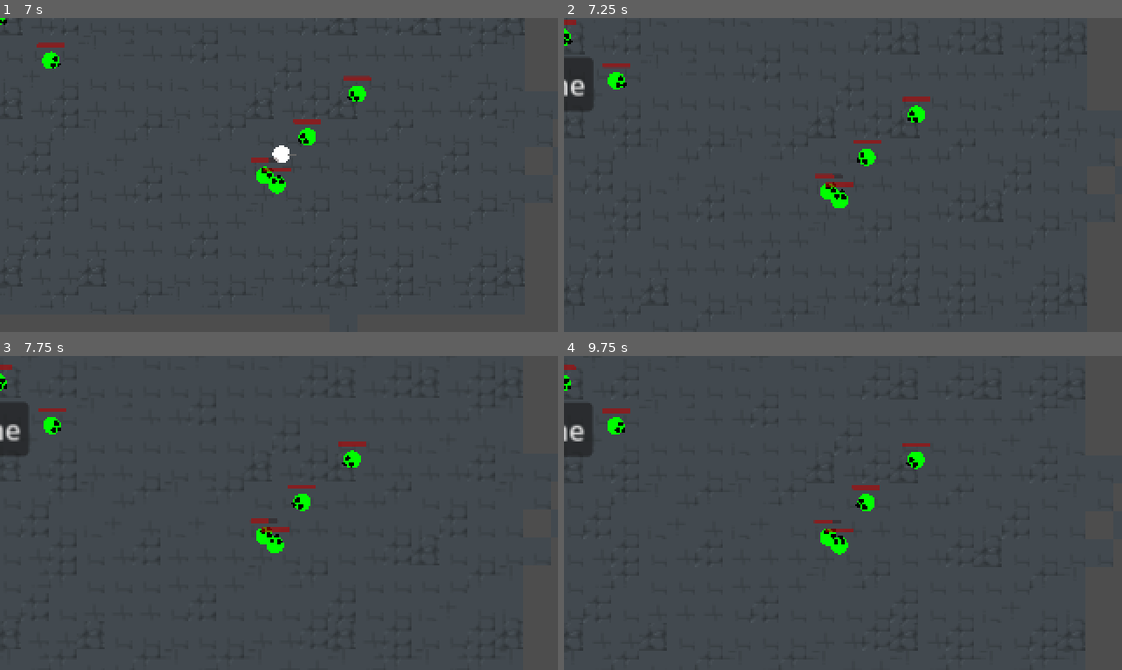
Above: before the commit, frames 1-4 (two rows, left to right).
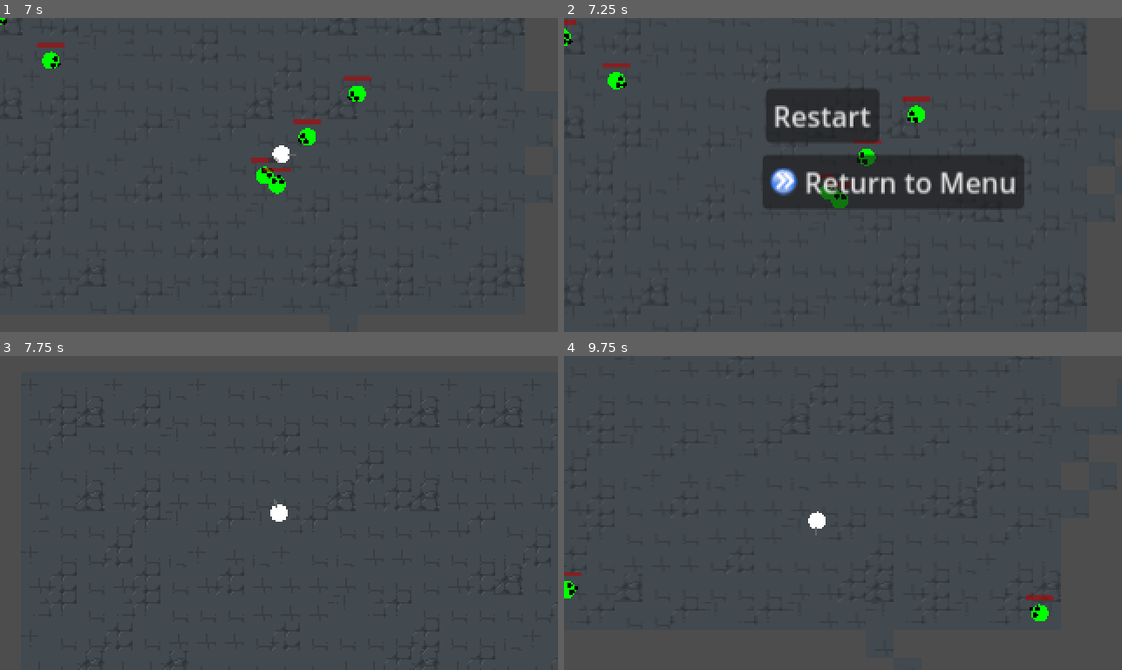
Above: after the commit, the same moments.

Repository: Spookyinator/TroglodyteCSGame
Game: Godot game, scene res://World/level.tscn
The game is run twice, just before and just after one commit, with the same random seed, the same clock (stepped at 60 frames per second) and the same inputs. The project has no main scene, so this scene is started directly.
Inputs (mouse positions are in pixels of both pictures, inside the frame that each line leads up to):
- Up to frame 1 (7 s): tap Enter at 0.5 s; move the mouse to (401, 159) at 0.52 s; hold D (Right) 0.53-1.28 s; click (401, 159) at 0.6 s; move the mouse to (167, 190) at 1.27 s; hold S (Down) 1.28-2.03 s; tap Shift (slide) every 1.5 s from 1.35 to 5.85 s; move the mouse to (334, 105) at 2.02 s; hold D (Right) 2.03-2.78 s; click (334, 105) at 2.1 s; move the mouse to (251, 237) at 2.77 s; hold W (Up) 2.78-3.53 s; move the mouse to (446, 222) at 3.52 s; hold A (Left) 3.53-5.03 s; click (446, 222) at 3.6 s; move the mouse to (111, 127) at 4.27 s; move the mouse to (306, 175) at 5.02 s; hold S (Down) 5.03-5.78 s; click (306, 175) at 5.1 s; move the mouse to (195, 96) at 5.77 s; hold D (Right) 5.78-6.53 s; move the mouse to (401, 159) at 6.52 s; hold W (Up) from 6.53 s (still down); click (401, 159) at 6.6 s
- Up to frame 2 (7.25 s): keep holding W (Up)
- Up to frame 3 (7.75 s): release W (Up) at 7.25 s; click (262, 456) at 7.25 s, where only the run after the commit has a clickable "Restart"
- Up to frame 4 (9.75 s): move the mouse to (731, 528) at 8.02 s; hold D (Right) 8.03-8.78 s; tap Shift (slide) at 8.1, 9.6 s; move the mouse to (898, 443) at 8.77 s; hold S (Down) 8.78-9.53 s; click (898, 443) at 8.85 s; move the mouse to (815, 575) at 9.52 s; hold A (Left) from 9.53 s (still down)

Frame 1 is identical in both runs. In frame 2, 11% of the frame differs, in the area x 0-83%, y 12-61%; in frame 3, 2.1%; in frame 4, 2.6%.

Commit message:
made the game over screen appear at the center of the screen

Diff:
--- a/CSPGame/gameOver.gd
+++ b/CSPGame/Screens/gameOver.gd
@@ -3,7 +3,7 @@
 
 # Called when the node enters the scene tree for the first time.
 func _ready():
-	pass # Replace with function body.
+	position = get_node("/root/Level/Camera2D").get_target_position() - Vector2(50,50)# Replace with function body.
 
 
 # Called every frame. 'delta' is the elapsed time since the previous frame.
@@ -12,7 +12,7 @@
 
 
 func _on_button_2_pressed():
-	get_tree().change_scene_to_file("res://menu.tscn")
+	get_tree().change_scene_to_file("res://Screens/menu.tscn")
 
 
 func _on_button_pressed():
--- /dev/null
+++ b/CSPGame/Screens/gameOver.tscn
@@ -0,0 +1,33 @@
+[gd_scene load_steps=3 format=3 uid="uid://cicgl8ihxl6sn"]
+
+[ext_resource type="Script" path="res://Screens/gameOver.gd" id="1_7roh4"]
+[ext_resource type="Texture2D" uid="uid://brcktub6qmj6x" path="res://Assets/2rightarrow.png" id="2_br22s"]
+
+[node name="gameOver" type="Control"]
+layout_mode = 3
+anchors_preset = 15
+anchor_right = 1.0
+anchor_bottom = 1.0
+grow_horizontal = 2
+grow_vertical = 2
+script = ExtResource("1_7roh4")
+
+[node name="Button" type="Button" parent="."]
+layout_mode = 0
+offset_left = 6.0
+offset_top = 4.0
+offset_right = 71.0
+offset_bottom = 35.0
+text = "Restart"
+
+[node name="Button2" type="Button" parent="."]
+layout_mode = 0
+offset_left = 4.0
+offset_top = 42.0
+offset_right = 136.0
+offset_bottom = 73.0
+text = "Return to Menu"
+icon = ExtResource("2_br22s")
+
+[connection signal="pressed" from="Button" to="." method="_on_button_pressed"]
+[connection signal="pressed" from="Button2" to="." method="_on_button_2_pressed"]
--- a/CSPGame/menu.tscn
+++ b/CSPGame/Screens/menu.tscn
@@ -1,6 +1,6 @@
 [gd_scene load_steps=2 format=3 uid="uid://cvltsvrwi5ime"]
 
-[ext_resource type="Script" path="res://menu.gd" id="1_qete1"]
+[ext_resource type="Script" path="res://Screens/menu.gd" id="1_4pubj"]
 
 [node name="menu" type="Control"]
 layout_mode = 3
@@ -9,7 +9,7 @@
 anchor_bottom = 1.0
 grow_horizontal = 2
 grow_vertical = 2
-script = ExtResource("1_qete1")
+script = ExtResource("1_4pubj")
 
 [node name="MarginContainer" type="MarginContainer" parent="."]
 layout_mode = 1
--- a/CSPGame/World/level.gd
+++ b/CSPGame/World/level.gd
@@ -1,7 +1,7 @@
 extends Node2D
 @export var test_zombie_scene: PackedScene
 var isPlayerDead = false
-var gameOver = preload("res://gameOver.tscn")
+var gameOver = preload("res://Screens/gameOver.tscn")
 func _on_zombie_timer_timeout():
 	if (not isPlayerDead):
 		var spawnArray = ["/root/Level/Spawn1","/root/Level/Spawn2","/root/Level/Spawn3","/root/Level/Spawn4"]
--- a/CSPGame/gameOver.tscn
+++ /dev/null
@@ -1,28 +0,0 @@
-[gd_scene load_steps=2 format=3 uid="uid://cicgl8ihxl6sn"]
-
-[ext_resource type="Script" path="res://gameOver.gd" id="1_57dsp"]
-
-[node name="gameOver" type="Control"]
-layout_mode = 3
-anchors_preset = 15
-anchor_right = 1.0
-anchor_bottom = 1.0
-grow_horizontal = 2
-grow_vertical = 2
-script = ExtResource("1_57dsp")
-
-[node name="Button" type="Button" parent="."]
-layout_mode = 0
-offset_right = 8.0
-offset_bottom = 8.0
-text = "sex"
-
-[node name="Button2" type="Button" parent="."]
-layout_mode = 0
-offset_top = 34.0
-offset_right = 53.0
-offset_bottom = 65.0
-text = "home"
-
-[connection signal="pressed" from="Button" to="." method="_on_button_pressed"]
-[connection signal="pressed" from="Button2" to="." method="_on_button_2_pressed"]
Binary file added: CSPGame/Assets/2rightarrow.png
Not shown, added: CSPGame/Assets/2rightarrow.png.import
Renamed: CSPGame/menu.gd -> CSPGame/Screens/menu.gd
